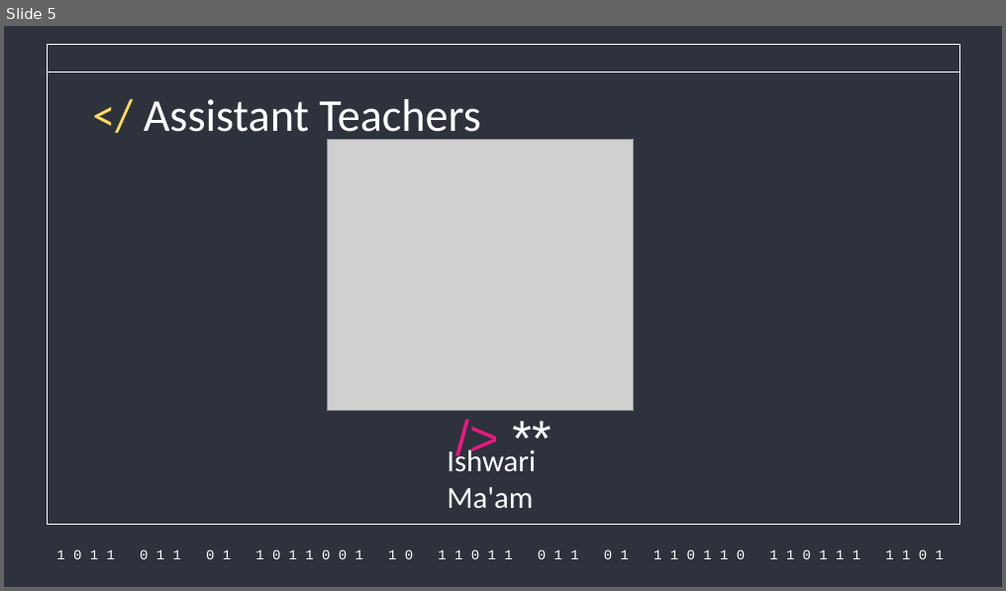
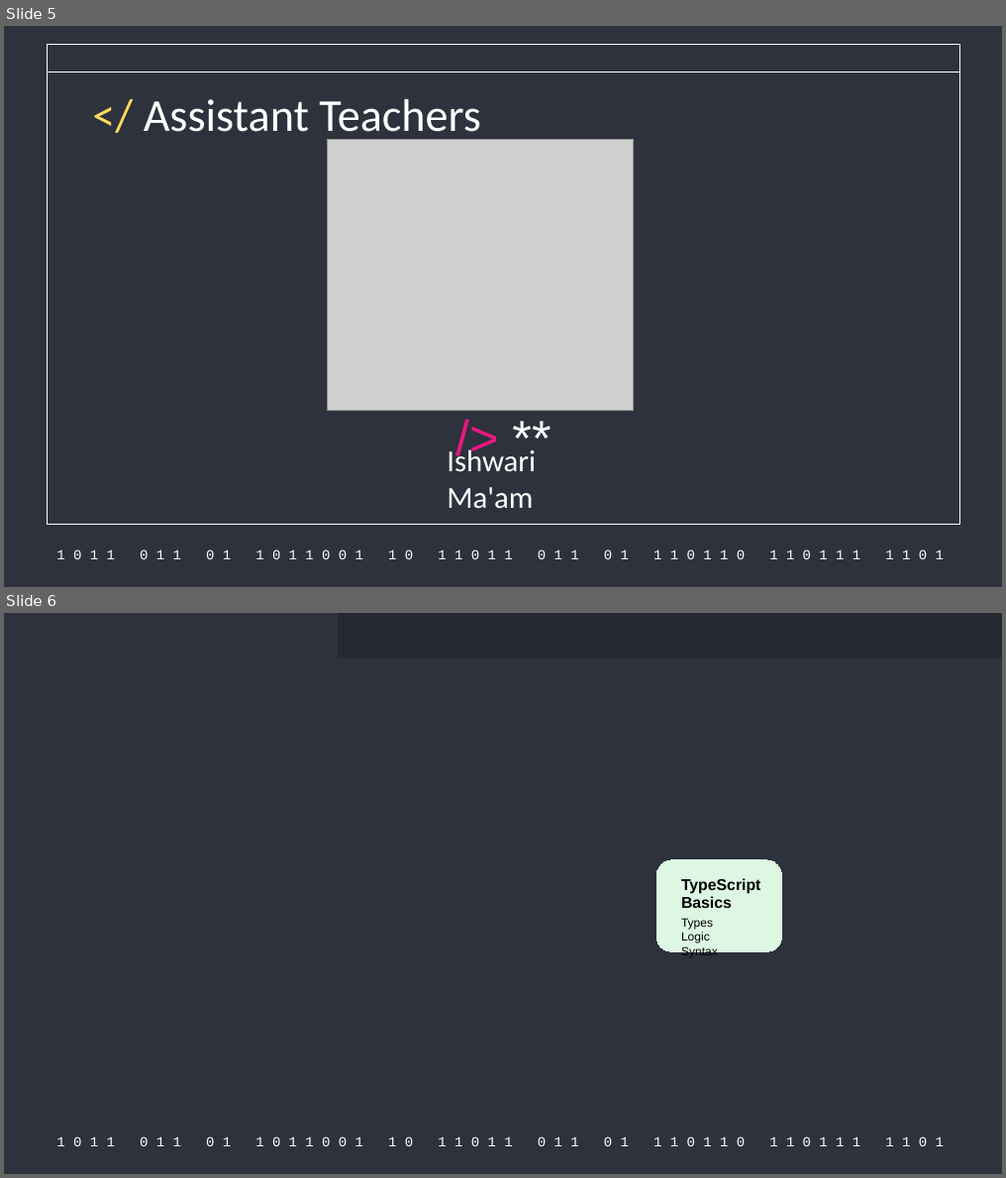
Before and after one commit to aghimir3/KidsComputerScience, a slide deck: 2026-07-11_Intro_to_Computer_Science_Programming/2026-07-11_Intro_to_Computer_Science_Programming.pptx. Shown one above the other, each under a label of ours: slide 5 before the commit, slides 5 and 6 after it. The pictures are 1006x591 and 1006x1178 pixels, drawn with LibreOffice and Linux fonts; fonts in the diff are those of the drawing; grey boxes stand for pictures; background and template pictures are left out. Boxes give left, top, right and bottom in pixels: in the first picture for what was removed or moved away, otherwise in the second. Text is boxed around its words. In the diff, an @@ line names an element or a change of style, - is before the commit and + after.

Commit message:
fix(2026-07-11): add original roadmap slide

```diff
--- a/2026-07-11_Intro_to_Computer_Science_Programming/2026-07-11_Intro_to_Computer_Science_Programming.pptx
+++ b/2026-07-11_Intro_to_Computer_Science_Programming/2026-07-11_Intro_to_Computer_Science_Programming.pptx
@@ slide 6 added at (4,613,1002,1174), background picture (left out); not listed: 1 template element that a slide beside it also shows @@
@@ rectangle added at (339,613,1002,658), fill #242830 @@
@@ rounded rectangle added at (656,861,781,953), fill #DDF7E3, outline #DDF7E3 0 pt @@
@@ text added at (681,878,760,908), 11.2 pt, text #000000, bold @@
+TypeScript
+Basics
@@ text added at (681,918,718,958), 8.6 pt, text #000000 @@
+Types
+Logic
+Syntax
```
Also in this commit, not shown: 1 other file.
